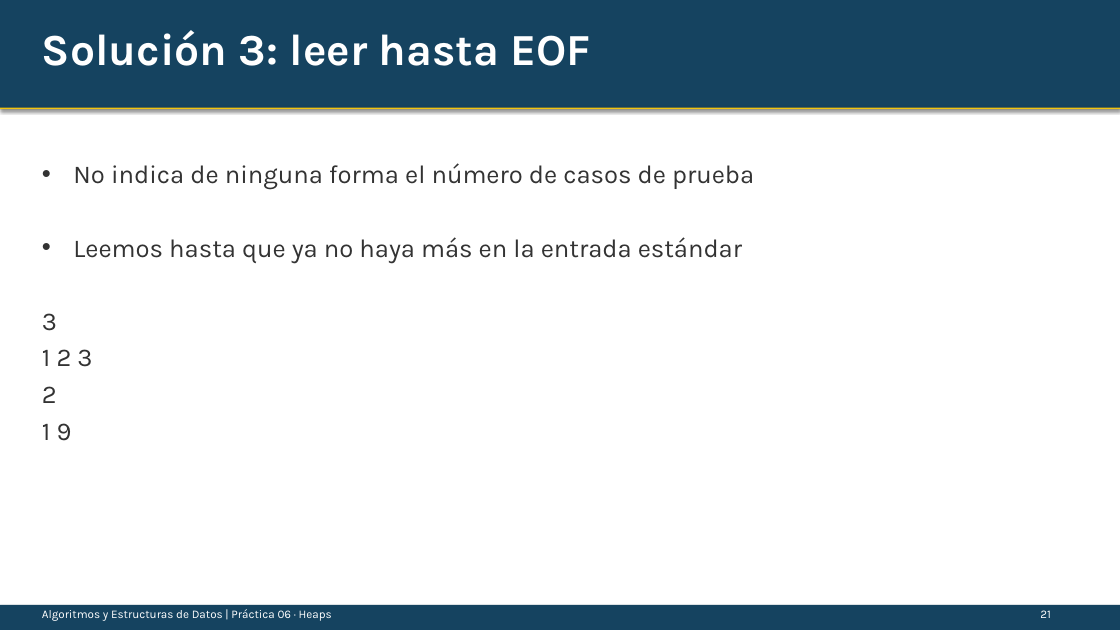
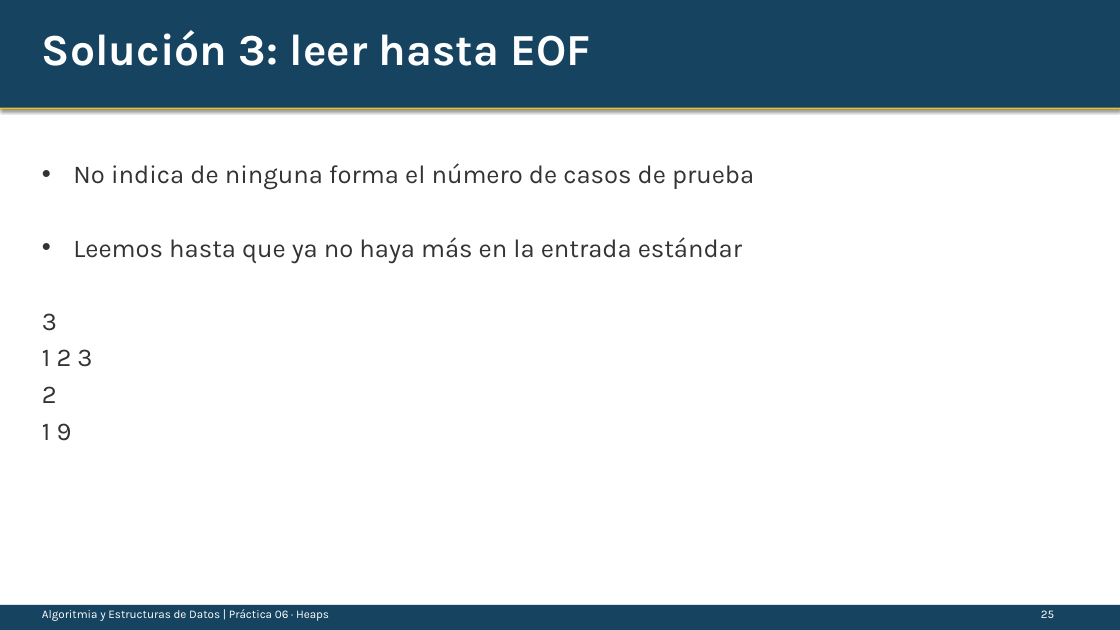
Before and after one commit to 2026-AED1/06Practica-Heaps, a slide deck: slide 25 of diapositivas/Practica06_Heaps.pptx. Drawn at 1120x630 pixels with LibreOffice and Linux fonts; fonts in the diff are those of the drawing. Boxes give left, top, right and bottom in pixels: in the first picture for what was removed or moved away, otherwise in the second. Text is boxed around its words. In the diff, an @@ line names an element or a change of style, - is before the commit and + after.

```diff
--- a/diapositivas/Practica06_Heaps.pptx
+++ b/diapositivas/Practica06_Heaps.pptx
@@ text at box(42, 609, 329, 621): text changed @@
-Algoritmos y Estructuras de Datos | Práctica 06 · Heaps
+Algoritmia y Estructuras de Datos | Práctica 06 · Heaps
@@ text at box(1041, 610, 1054, 618): text changed @@
-21
+25
```
Also in this commit, not shown: 26 other slides changed.
